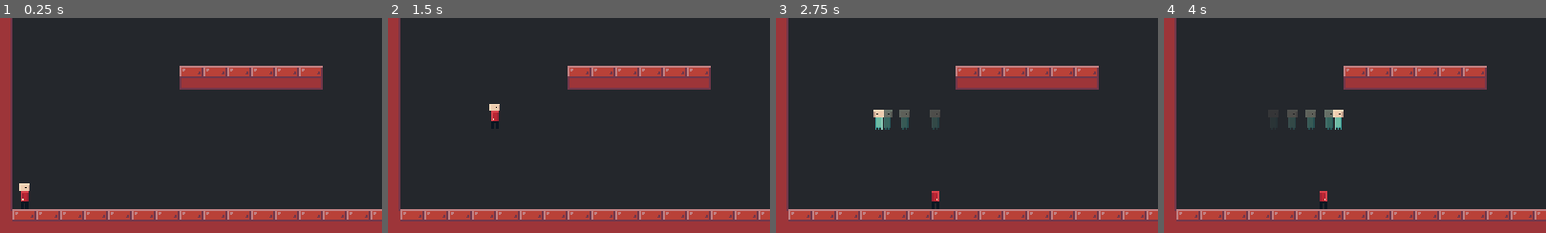
Above: before the commit, frames 1-4 (left to right).
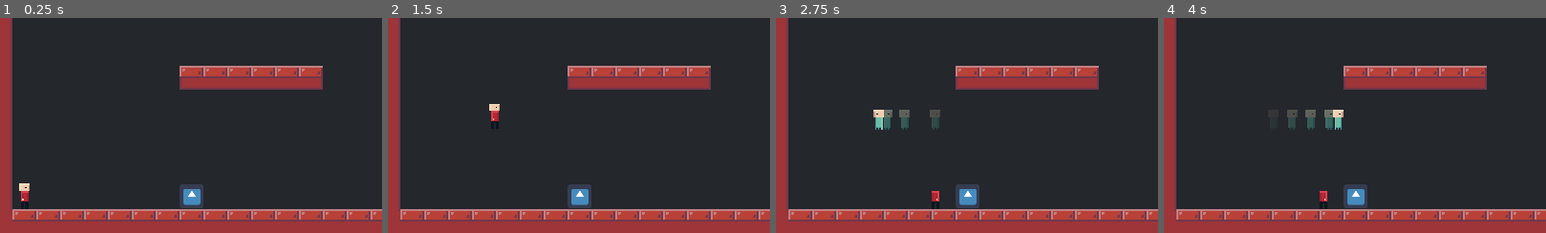
Above: after the commit, the same moments.

Repository: Lunatic-Games/kill-me-now
Game: Godot game, scene res://levels/level_test.tscn
Two runs of this game, one before a commit and one after it. Both use one fixed random seed, a clock stepped at 60 frames per second and the inputs below. The engine's default icon, where the game draws it, is replaced by a stand-in: a white triangle on a blue panel in a dark square.
Inputs:
- Up to frame 1 (0.25 s): no input
- Up to frame 2 (1.5 s): tap Enter at 0.5 s; hold D (move_right) from 0.53 s (still down); tap Q (interact) at 0.6, 1.35 s; tap Space (jump) at 0.77, 1.25 s
- Up to frame 3 (2.75 s): tap Space (jump) at 1.52 s; tap Enter at 2 s; release D (move_right) at 2.03 s; hold A (move_left) from 2.03 s (still down); tap E (release_soul) at 2.1 s; tap Q (interact) at 2.3 s
- Up to frame 4 (4 s): release A (move_left) at 2.78 s; hold D (move_right) from 2.78 s (still down); tap Q (interact) at 2.85, 3.6 s; tap Space (jump) at 3.02, 3.77 s
The pictures show only the part of the screen within x 2-52%, y 50-100%; the shares and areas given below are measured in that part.

The runs differ from the first frame. In frame 1, 0.7% of the frame differs, in the area x 47-54%, y 77-89%; in frame 2, 0.7%; in frame 3, 0.7%; in frame 4, 0.7%.

Commit message:
Added interaction and npc dialogue

Diff:
--- a/dialogue/dialogue.gd
+++ b/dialogue/dialogue.gd
@@ -7,7 +7,7 @@
 
 func _ready():
 	visible = false
-	if content.empty():
+	if !content:
 		content = DEFAULT_DIALOGUE
 
 func _make_active():
--- a/dialogue/dialogue.tscn
+++ b/dialogue/dialogue.tscn
@@ -1,14 +1,22 @@
-[gd_scene load_steps=2 format=2]
+[gd_scene load_steps=4 format=2]
 
 [ext_resource path="res://dialogue/dialogue.gd" type="Script" id=1]
+[ext_resource path="res://menus/upheavtt.ttf" type="DynamicFontData" id=2]
+
+[sub_resource type="DynamicFont" id=1]
+font_data = ExtResource( 2 )
 
 [node name="Dialogue" type="Node2D"]
 script = ExtResource( 1 )
 
 [node name="Label" type="Label" parent="."]
-margin_right = 40.0
-margin_bottom = 40.0
-text = "Wow this is neato"
+margin_left = -20.0
+margin_top = -20.0
+margin_right = 20.0
+margin_bottom = 20.0
+custom_fonts/font = SubResource( 1 )
+align = 1
+valign = 1
 __meta__ = {
 "_edit_use_anchors_": false
 }
--- a/levels/level_test.tscn
+++ b/levels/level_test.tscn
@@ -1,12 +1,20 @@
-[gd_scene load_steps=3 format=2]
+[gd_scene load_steps=5 format=2]
 
 [ext_resource path="res://tiles/dungeon_tileset.tres" type="TileSet" id=1]
 [ext_resource path="res://player/player.tscn" type="PackedScene" id=2]
+[ext_resource path="res://npc/npc.tscn" type="PackedScene" id=3]
+[ext_resource path="res://icon.png" type="Texture" id=4]
 
 [node name="LevelTest" type="Node2D"]
 
 [node name="Player" parent="." instance=ExtResource( 2 )]
 position = Vector2( 49.1369, 526.647 )
+
+[node name="NPC" parent="." instance=ExtResource( 3 )]
+position = Vector2( 272.343, 526.789 )
+z_index = -1
+dialogue = [ "Page 1", "Page 2" ]
+npc_texture = ExtResource( 4 )
 
 [node name="TileMap" type="TileMap" parent="."]
 tile_set = ExtResource( 1 )
--- a/npc/npc.gd
+++ b/npc/npc.gd
@@ -1,4 +1,4 @@
-extends StaticBody2D
+extends Node2D
 
 export(Array, String) var dialogue
 export(Texture) var npc_texture
@@ -10,6 +10,7 @@
 	$Dialogue.content = dialogue
 
 func interact_enter():
+	print("Entered NPC area")
 	if !showing_text:
 		$Dialogue._make_active()
 		showing_text = true
@@ -19,6 +20,7 @@
 		$Dialogue._flip_page()
 
 func interact_exit():
+	print("Exited NPC area")
 	if showing_text:
 		$Dialogue._make_inactive()
 		showing_text = false
--- a/npc/npc.tscn
+++ b/npc/npc.tscn
@@ -11,8 +11,11 @@
 script = ExtResource( 1 )
 
 [node name="Dialogue" parent="." instance=ExtResource( 2 )]
+position = Vector2( 0, -30 )
 
-[node name="Area2D" type="Area2D" parent="."]
+[node name="Area2D" type="Area2D" parent="." groups=[
+"interactable",
+]]
 
 [node name="CollisionShape2D" type="CollisionShape2D" parent="Area2D"]
 shape = SubResource( 1 )
--- a/player/player.gd
+++ b/player/player.gd
@@ -19,6 +19,9 @@
 			release_soul()
 			return
 
+		if Input.is_action_just_pressed("interact"):
+			interact()
+
 		var movement = Vector2(0, 0)
 		if Input.is_action_pressed("move_left"):
 			movement.x -= 1
@@ -32,6 +35,7 @@
 
 		velocity += movement * SPEED_ACCELERATION
 		velocity.x = clamp(velocity.x, -SPEED_MAX, SPEED_MAX)
+
 
 	if is_on_floor():
 		jumps_used = 0
@@ -54,8 +58,8 @@
 
 func interact():
 	for area in $InteractArea.get_overlapping_areas():
-		if area.is_in_group("interactable") and area.has_method("interact"):
-			area.interact()
+		if area.is_in_group("interactable") and area.get_parent().has_method("interact"):
+			area.get_parent().interact()
 
 
 func set_direction(dir_sign):
@@ -68,10 +72,10 @@
 
 
 func _on_InteractArea_area_entered(area):
-	if area.is_in_group("interactable") and area.has_method("interact_enter"):
-		area.interact_enter()
+	if area.is_in_group("interactable") and area.get_parent().has_method("interact_enter"):
+		area.get_parent().interact_enter()
 
 
 func _on_InteractArea_area_exited(area):
-	if area.is_in_group("interactable") and area.has_method("interact_exit"):
-		area.interact_exit()
+	if area.is_in_group("interactable") and area.get_parent().has_method("interact_exit"):
+		area.get_parent().interact_exit()
